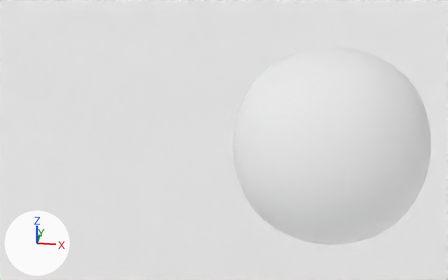
A saved change to the Blender file main_1.0.blend.
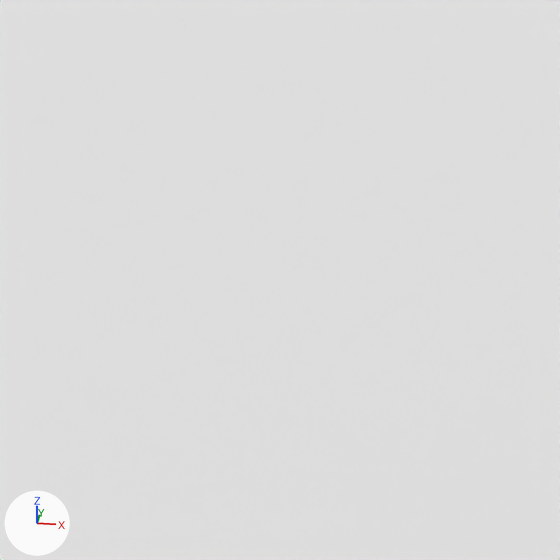
Old and new are each drawn whole from a camera (50 mm lens) standing at (2.58, -4.35, 2.92) and looking at (1.87, 0.15, 0.77) and again close up on the part from 0% to 51% of the width and 0% to 81% of the height. The lights are fixed; the arrows at lower left show +X, +Y and +Z.

Names of what the first close-up shows: 'Ground'.
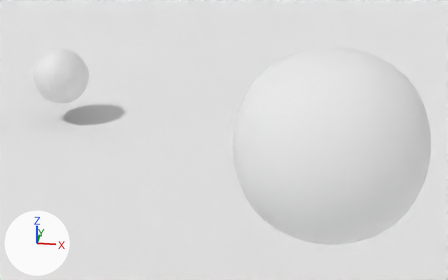
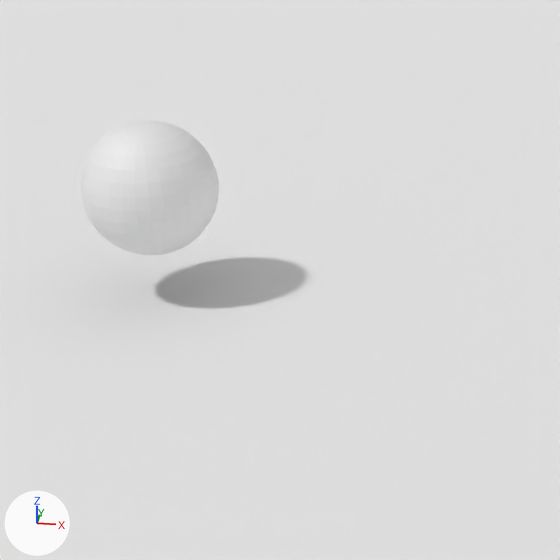
Commit message: First ghost
Main.py | static ghost disapear if the player is too close

Where the change shows, as pixel boxes [x1, y1, x2, y2] in the close-ups (560 x 560 px):
'Ghost1', added
    after: [80, 120, 219, 255]

The change in detail:
Mesh me_sphere is new.
It is a UV sphere (32 segments, 16 rings, poles along z) spanning x -1.0..1.0, y -1.0..1.0, z -1.0..1.0.
Object 'Ghost1' (ob_ghost1) is new; it shows me_sphere.
Its location is (-0.324, 2.06, 0.528).
Its scale is (-0.313, -0.313, -0.313).
